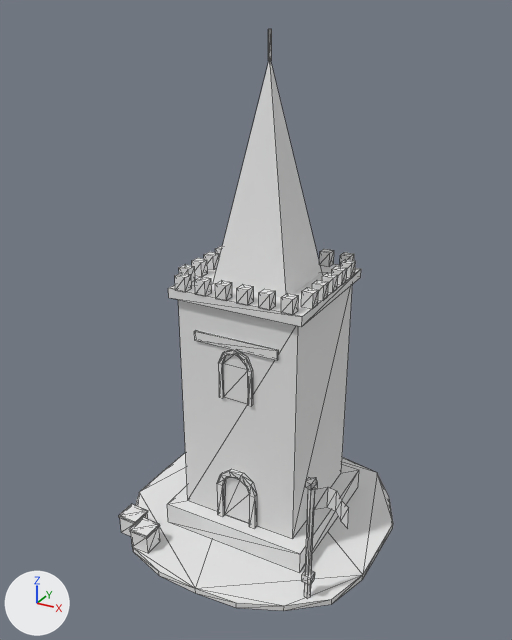
The glTF model sample_project/assets/3d/buildings/teutons/watch_tower.glb: old version first, new version second.
Rendered twice from a 50 mm lens placed at (3.83, -7.19, 6.54), pointed at (-0.06, -0.11, 3.01). Lighting does not change. The marker at lower left points along +X, +Y and +Z. The picture after the commit comes second. Mesh edges are drawn as thin lines. Vertices at exactly the same position are counted once.

The older version as bpy lines, for what is in view:
```python
me_teutons_watch_tower = bpy.data.meshes.new('teutons_watch_tower')
me_teutons_watch_tower.from_pydata(...)  # 391 vertices, 504 faces; spans x -1.75..1.74, y -1.74..1.74, z 0.0..6.34
me_teutons_watch_tower.materials.append(mat_pe_dirt)  # white #e7e7e7
me_teutons_watch_tower.materials.append(mat_pe_stonegrey)  # white #e7e7e7
me_teutons_watch_tower.materials.append(mat_pe_window)  # white #e7e7e7
me_teutons_watch_tower.materials.append(mat_team_trim)  # white #e7e7e7
me_teutons_watch_tower.materials.append(mat_pe_slatedark)  # white #e7e7e7
me_teutons_watch_tower.materials.append(mat_pe_wooddark)  # white #e7e7e7
me_teutons_watch_tower.materials.append(mat_pe_gold)  # white #e7e7e7
me_teutons_watch_tower.materials.append(mat_pe_banner_teutons)  # white #e7e7e7
me_teutons_watch_tower.materials.append(mat_pe_woodlight)  # white #e7e7e7
ob_teutons_watch_tower = bpy.data.objects.new('teutons_watch_tower', me_teutons_watch_tower)
ob_teutons_watch_tower.location = (0.0, 0.0, 0.0)
```
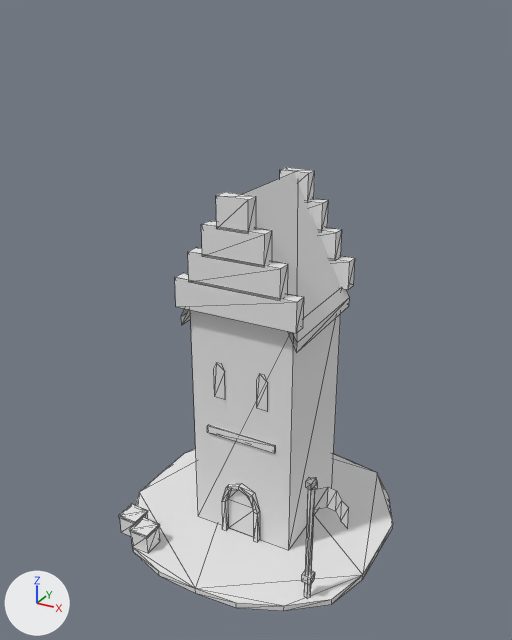
The change, as a diff of the scene's bpy script:
```diff
--- a/sample_project/assets/3d/buildings/teutons/watch_tower.glb.py
+++ b/sample_project/assets/3d/buildings/teutons/watch_tower.glb.py
@@ me_teutons_watch_tower @@
-me_teutons_watch_tower.from_pydata(...)  # 391 vertices, 504 faces; spans x -1.75..1.74, y -1.74..1.74, z 0.0..6.34
+me_teutons_watch_tower.from_pydata(...)  # 242 vertices, 300 faces; spans x -1.75..1.74, y -1.74..1.74, z 0.0..4.69
+# me_teutons_watch_tower part 1: the loose piece of 8 vertices spanning x -0.8..0.8, y -0.7..0.9, z 0.38..3.38 is scaled about its middle by (0.875, 0.875, 1.07), then moved by (0.0, 0.0, -0.2)
+# me_teutons_watch_tower part 2: the loose piece of 8 vertices spanning x -0.21..-0.07, y -0.79..-0.65, z 3.5..3.68 is scaled about its middle by (11.4, 1.29, 2.06), then moved by (0.14, 0.06, -0.13)
+# me_teutons_watch_tower part 3: the loose piece of 8 vertices spanning x 0.07..0.21, y -0.79..-0.65, z 3.5..3.68 is scaled about its middle by (8.57, 1.29, 2.06), then moved by (-0.14, 0.06, 0.21)
+# me_teutons_watch_tower part 4: the loose piece of 8 vertices spanning x -0.49..-0.35, y -0.79..-0.65, z 3.5..3.68 is scaled about its middle by (5.71, 1.29, 2.06), then moved by (0.42, 0.06, 0.57)
+# me_teutons_watch_tower part 5: the loose piece of 8 vertices spanning x 0.35..0.49, y -0.79..-0.65, z 3.5..3.68 is scaled about its middle by (2.86, 1.29, 2.06), then moved by (-0.42, 0.06, 0.92)
+# me_teutons_watch_tower part 6: the loose piece of 8 vertices spanning x -0.21..-0.07, y 0.85..0.99, z 3.5..3.68 is scaled about its middle by (11.4, 1.29, 2.06), then moved by (0.14, -0.06, -0.13)
+# me_teutons_watch_tower part 7: the loose piece of 8 vertices spanning x 0.07..0.21, y 0.85..0.99, z 3.5..3.68 is scaled about its middle by (8.57, 1.29, 2.06), then moved by (-0.14, -0.06, 0.21)
+# me_teutons_watch_tower part 8: the loose piece of 8 vertices spanning x -0.49..-0.35, y 0.85..0.99, z 3.5..3.68 is scaled about its middle by (5.71, 1.29, 2.06), then moved by (0.42, -0.06, 0.57)
+# me_teutons_watch_tower part 9: the loose piece of 8 vertices spanning x 0.35..0.49, y 0.85..0.99, z 3.5..3.68 is scaled about its middle by (2.86, 1.29, 2.06), then moved by (-0.42, -0.06, 0.92)
+# me_teutons_watch_tower part 10: the loose piece of 8 vertices spanning x -0.56..0.56, y -0.73..-0.7, z 2.87..2.99 is scaled about its middle by (0.875, 1, 0.833), then moved by (0.0, 0.1, -1.35)
+# me_teutons_watch_tower part 11: a new loose piece of 28 vertices spanning x -0.27..0.27, y -0.67..-0.6, z 0.08..0.89
+# me_teutons_watch_tower part 12: 18 loose pieces with 161 vertices, spanning x -0.89..0.89, y -0.79..0.99, z 2.18..6.34, are deleted
+# me_teutons_watch_tower part 13
+# 40 vertices are removed from x -1.0..1.0, y -0.9..1.1, z 0.08..1.15
+# 58 faces are deleted
+# 18 vertices are added at x -0.78..0.78, y -0.68..-0.61, z 2.08..4.68
+# 6 new vertices lie (0.0, 1.56, 0.0) away from vertices in x -0.78..0.78, y -0.68, z 3.0..4.68
+# 8 new faces join them, mat_pe_stonegrey (white #e7e7e7)
+# 8 new faces join them, mat_pe_window (white #e7e7e7)
+# 4 new faces join them, mat_pe_roofred (white #e7e7e7)
 me_teutons_watch_tower.materials.append(mat_pe_dirt)
@@ me_teutons_watch_tower @@
 me_teutons_watch_tower.materials.append(mat_team_trim)
-me_teutons_watch_tower.materials.append(mat_pe_slatedark)  # white #e7e7e7
 me_teutons_watch_tower.materials.append(mat_pe_wooddark)
@@ me_teutons_watch_tower @@
 me_teutons_watch_tower.materials.append(mat_pe_woodlight)
+me_teutons_watch_tower.materials.append(mat_pe_roofred)  # white #e7e7e7
```

What differs and where, as boxes (x1, y1, x2, y2) in the pictures (512 x 640 px; the box of a moved part takes in the faces that stretch with it):
'teutons_watch_tower', reshaped (24% shorter)
    before: (119, 29, 393, 611)
    after: (119, 167, 393, 611)
part 1 of me_teutons_watch_tower, moved or reshaped
    before: (178, 285, 352, 539)
    after: (190, 310, 341, 550)
part 2 of me_teutons_watch_tower, moved or reshaped
    before: (215, 280, 232, 301)
    after: (175, 273, 304, 333)
part 3 of me_teutons_watch_tower, moved or reshaped
    before: (237, 284, 254, 305)
    after: (188, 248, 288, 300)
part 4 of me_teutons_watch_tower, moved or reshaped
    before: (195, 276, 212, 296)
    after: (201, 221, 272, 267)
part 5 of me_teutons_watch_tower, moved or reshaped
    before: (259, 289, 276, 310)
    after: (216, 192, 256, 234)
part 6 of me_teutons_watch_tower, moved or reshaped (not visible before)
    after: (330, 256, 355, 290)
part 7 of me_teutons_watch_tower, moved or reshaped (not visible before)
    after: (319, 227, 342, 261)
part 8 of me_teutons_watch_tower, moved or reshaped (not visible before)
    after: (307, 198, 329, 232)
part 9 of me_teutons_watch_tower, moved or reshaped
    before: (319, 249, 334, 267)
    after: (280, 167, 315, 203)
part 10 of me_teutons_watch_tower, moved or reshaped
    before: (195, 330, 279, 360)
    after: (207, 425, 276, 453)
part 11 of me_teutons_watch_tower, added
    after: (222, 483, 260, 542)
part 12 of me_teutons_watch_tower, deleted
    before: (168, 29, 361, 406)
part 13 of me_teutons_watch_tower, cut back
    before: (167, 464, 359, 573)
    after: (181, 173, 350, 412)
